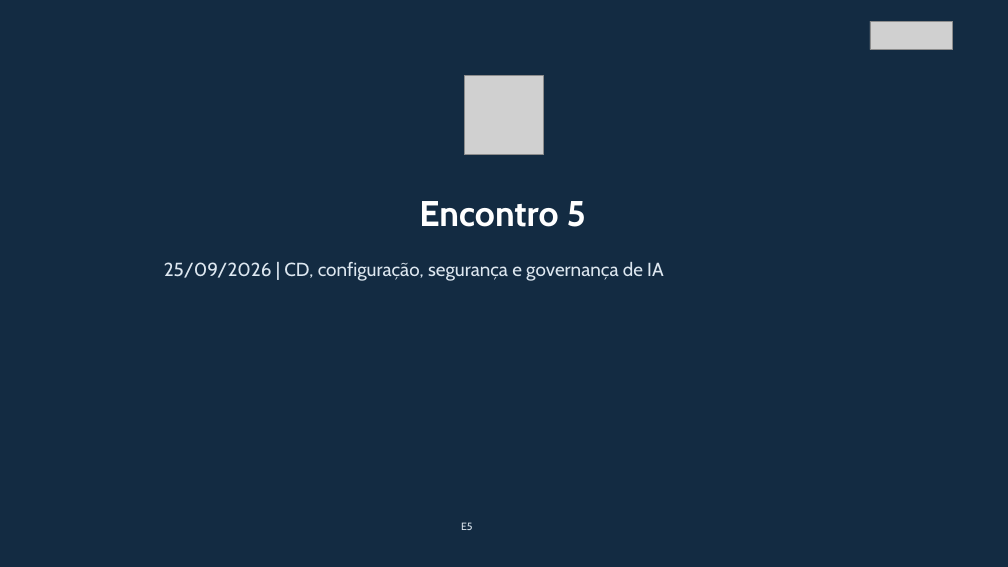
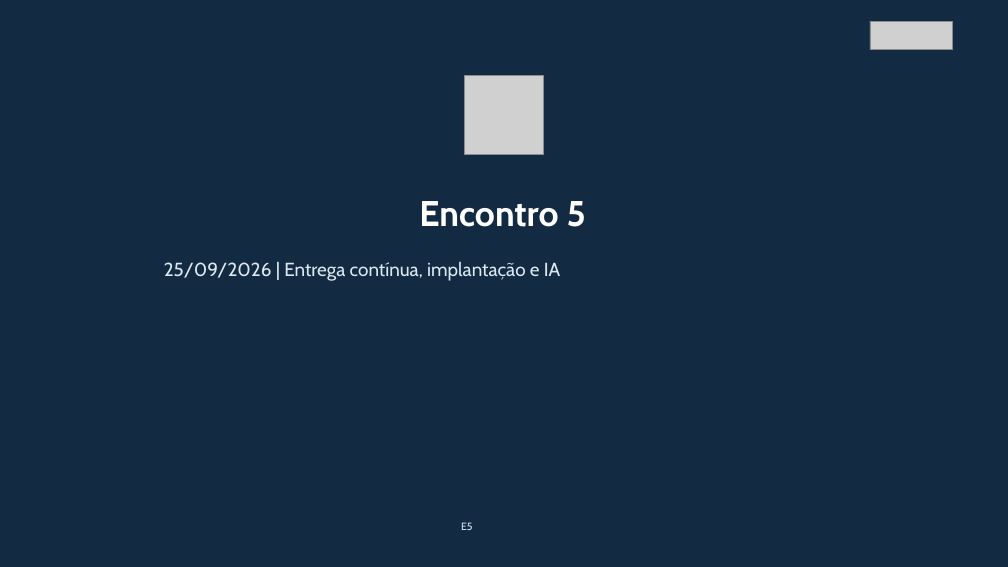
Before and after one commit to unifor-docente/desenvolvimento-software-integrado-devops, a slide deck: slide 1 of Slides/Encontro 5 - Recursos/Encontro 5 - Entrega e Governança.pptx. Drawn at 1008x567 pixels with LibreOffice and Linux fonts; fonts in the diff are those of the drawing; grey boxes stand for pictures. Boxes give left, top, right and bottom in pixels: in the first picture for what was removed or moved away, otherwise in the second. Text is boxed around its words. In the diff, an @@ line names an element or a change of style, - is before the commit and + after.

```diff
--- a/Slides/Encontro 5 - Recursos/Encontro 5 - Entrega e Governança.pptx
+++ b/Slides/Encontro 5 - Recursos/Encontro 5 - Entrega e Governança.pptx
@@ text at bbox=[164, 262, 560, 281]: text changed @@
-25/09/2026 | CD, configuração, segurança e governança de IA
+25/09/2026 | Entrega contínua, implantação e IA
```
Also in this commit, not shown: 58 other slides changed, 10 slides added, 22 other files.
